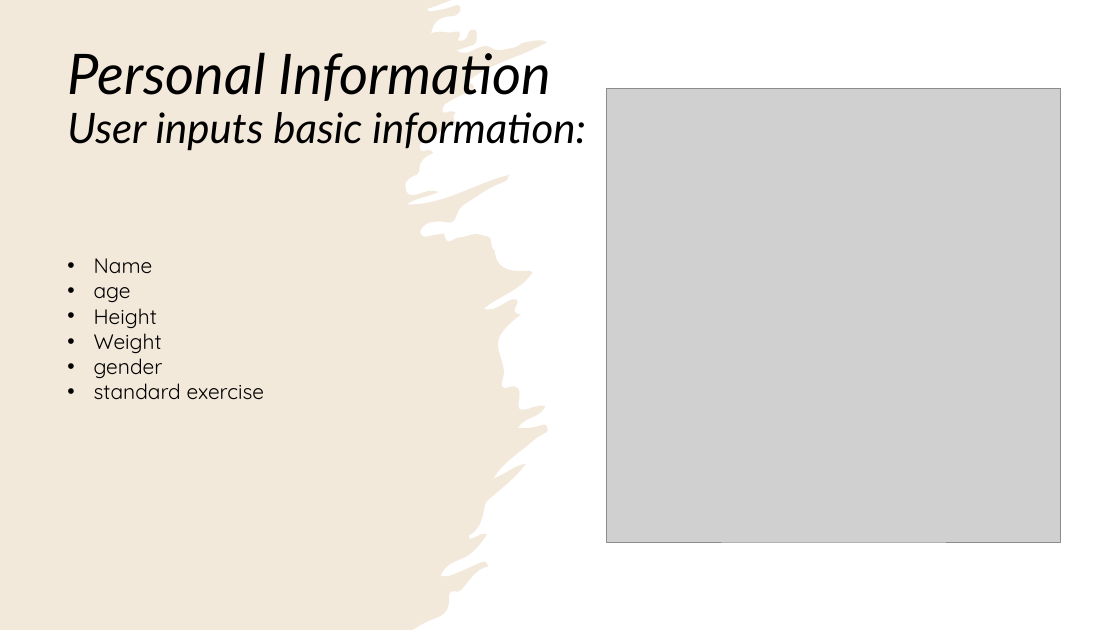
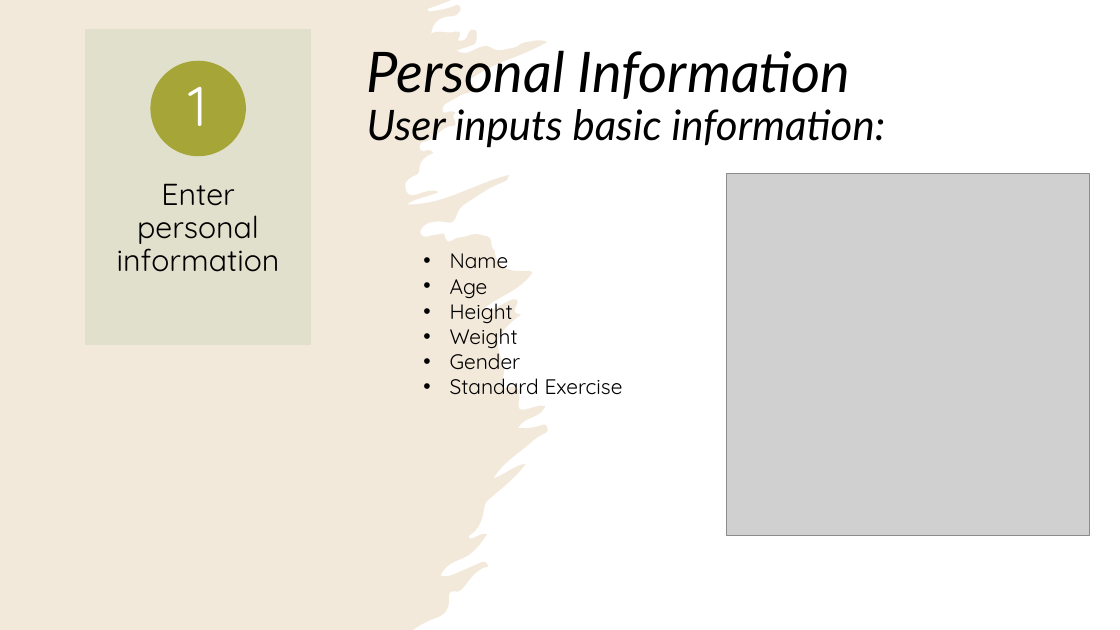
Before and after one commit to alizapeikes/DistributedSystem, a slide deck: slide 4 of About Calorie Counter.pptx. Drawn at 1120x630 pixels with LibreOffice and Linux fonts; fonts in the diff are those of the drawing; grey boxes stand for pictures. Boxes give left, top, right and bottom in pixels: in the first picture for what was removed or moved away, otherwise in the second. Text is boxed around its words. In the diff, an @@ line names an element or a change of style, - is before the commit and + after.

```diff
--- a/About Calorie Counter.pptx
+++ b/About Calorie Counter.pptx
@@ rectangle added at bbox=[86, 30, 310, 344], fill #E1E1CE at 90% opacity, outline #E1E1CE 1 pt @@
@@ title "Personal Information User inputs basic ...": place and size @@
-title "Personal Information User inputs basic ..." at bbox=[67, 52, 586, 151]
+title "Personal Information User inputs basic ..." at bbox=[367, 50, 886, 148]
@@ ellipse added at bbox=[151, 61, 245, 155], fill #A6A537, outline #A6A537 1 pt @@
@@ text added at bbox=[189, 87, 208, 126], 48 pt, text #FFFFFF @@
+1
@@ picture: place and size @@
-picture at bbox=[607, 88, 1060, 542]
+picture at bbox=[727, 173, 1089, 535]
@@ text added at bbox=[117, 183, 280, 272], 26 pt, text #000000 @@
+Enter personal information
@@ text "Name": place and size @@
-text "Name" at bbox=[94, 258, 265, 400]
+text "Name" at bbox=[450, 253, 623, 395]
@@ text at bbox=[450, 279, 488, 298]: text changed @@
-• age
+• Age
@@ text at bbox=[450, 348, 623, 395]: text changed @@
-• gender
-• standard exercise
+• Gender
+• Standard Exercise
```
Also in this commit, not shown: 3 other slides changed, 4 slides added, 1 slide removed.
